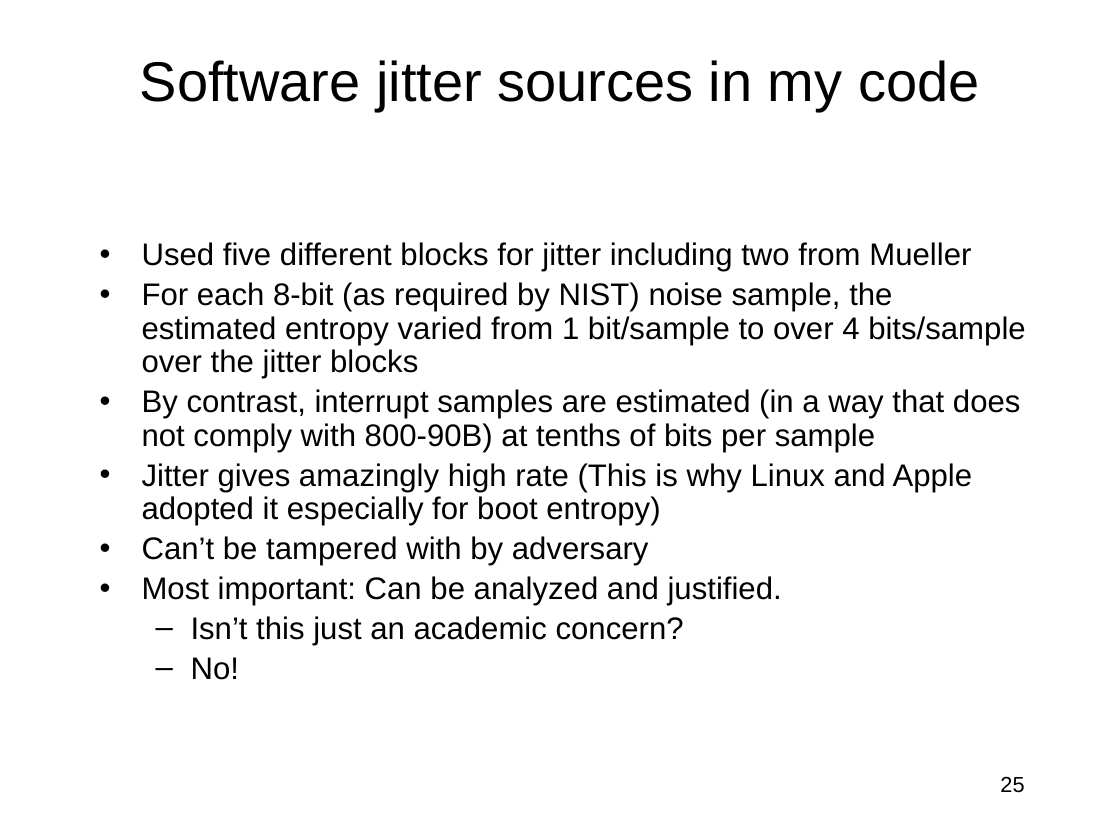
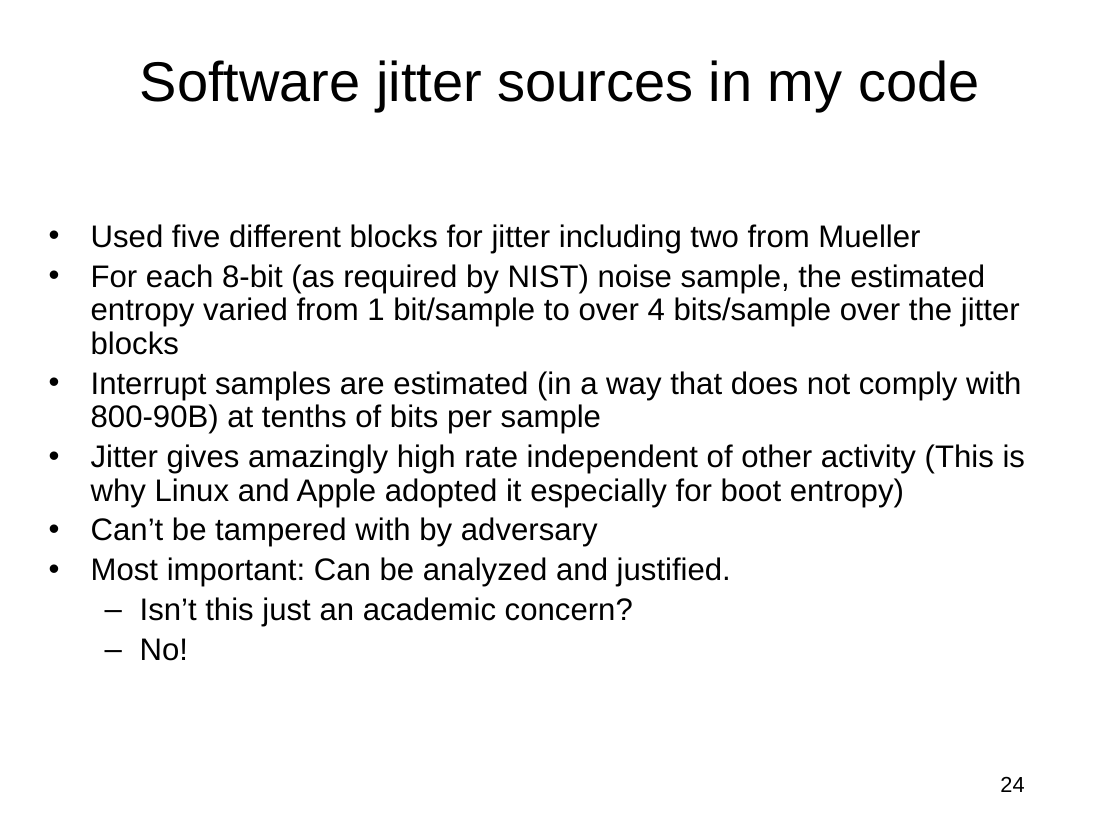
Before and after one commit to jlmucb/class_notes, a slide deck: slide 24 of BerkeleyClass/CS290Spring2013/Lectures/entropy_talk.pptx (slide 25 before the commit). Drawn at 1120x840 pixels with LibreOffice and Linux fonts; fonts in the diff are those of the drawing. Boxes give left, top, right and bottom in pixels: in the first picture for what was removed or moved away, otherwise in the second. Text is boxed around its words. In the diff, an @@ line names an element or a change of style, - is before the commit and + after.

```diff
--- a/BerkeleyClass/CS290Spring2013/Lectures/entropy_talk.pptx
+++ b/BerkeleyClass/CS290Spring2013/Lectures/entropy_talk.pptx
@@ text "Used five different blocks for ...": place and size @@
-text "Used five different blocks for ..." at [142,242,1025,680]
+text "Used five different blocks for ..." at [91,224,1025,661]
@@ text at [91,371,1025,507]: text changed @@
-• By contrast, interrupt samples are estimated (in a way that does not comply with 800-90B) at tenths of bits per sample
-• Jitter gives amazingly high rate (This is why Linux and Apple adopted it especially for boot entropy)
+• Interrupt samples are estimated (in a way that does not comply with 800-90B) at tenths of bits per sample
+• Jitter gives amazingly high rate independent of other activity (This is why Linux and Apple adopted it especially for boot entropy)
@@ page number at [1000,776,1024,792]: text changed @@
-25
+24
```
Also in this commit, not shown: 22 other slides changed, 2 slides added, 3 slides removed.
